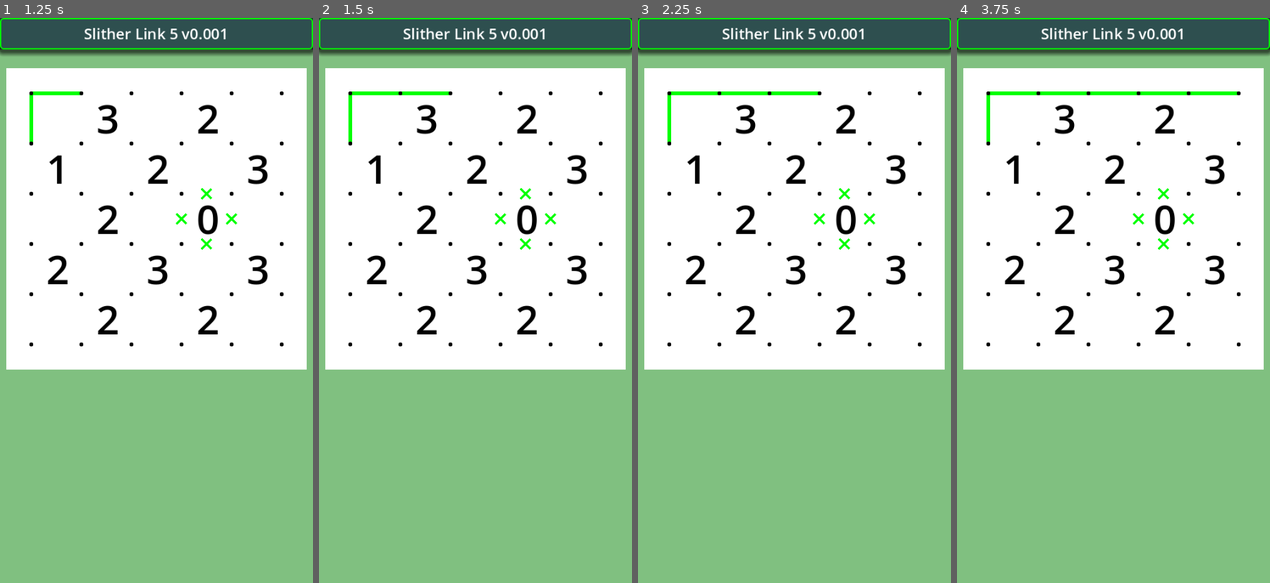
Above: before the commit, frames 1-4 (left to right).
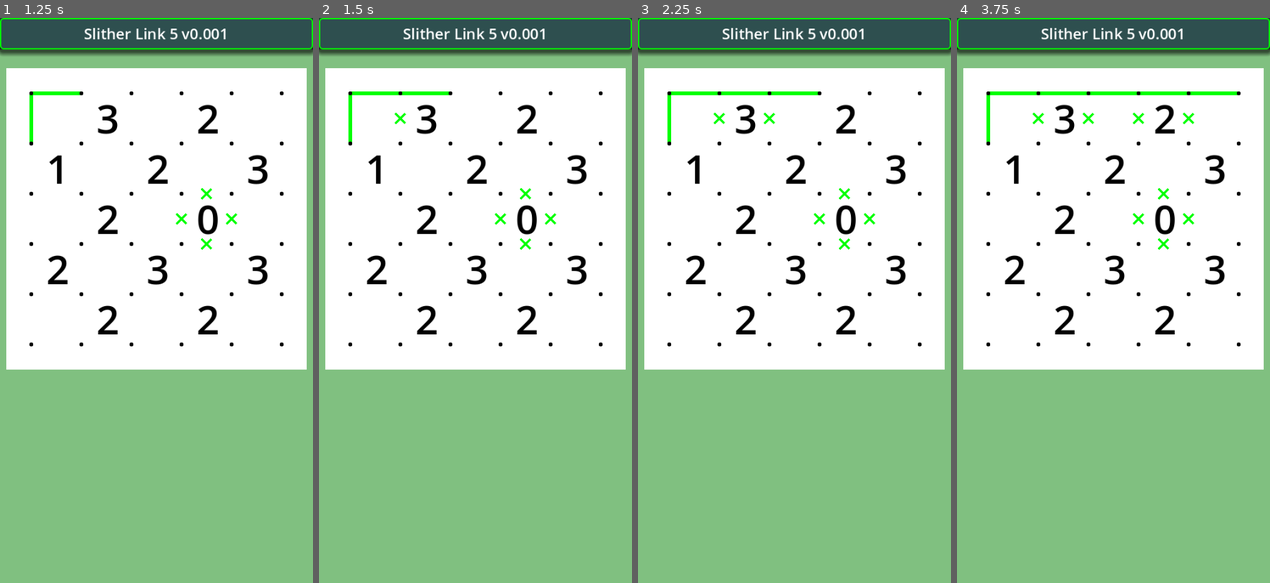
Above: after the commit, the same moments.

Repository: vivisuke/SlitherLink5
Game: Godot game, scene res://main.tscn
The game is run twice, just before and just after one commit, with the same random seed, the same clock (stepped at 60 frames per second) and the same inputs.
Inputs (mouse positions are in pixels of both pictures, inside the frame that each line leads up to):
- Up to frame 1 (1.25 s): tap Enter at 0.5 s; move the mouse to (225, 272) at 0.52 s; click (225, 272) at 0.67 s
- Up to frame 2 (1.5 s): tap Space at 1.25 s; move the mouse to (412, 328) at 1.27 s; click (412, 328) at 1.42 s
- Up to frame 3 (2.25 s): tap Enter at 2 s; move the mouse to (825, 176) at 2.02 s; click (825, 176) at 2.17 s
- Up to frame 4 (3.75 s): tap Space at 2.75 s; move the mouse to (1097, 413) at 2.77 s; click (1097, 413) at 2.92 s; tap Enter at 3.5 s; move the mouse to (1207, 385) at 3.52 s; click (1207, 385) at 3.67 s

Frame 1 is identical in both runs. In frame 2, less than 0.1% of the frame differs, in the area x 24-28%, y 16-19%; in frame 3, less than 0.1%; in frame 4, 0.2%, in the area x 24-76%, y 16-19%.

Commit message:
0021 ◎ C 02/21 02/21 0.001│ToDo│非分岐方向は非連結フラグを立てる

Diff:
--- a/SlitherLink5/classes/Board5x5.gd
+++ b/SlitherLink5/classes/Board5x5.gd
@@ -193,6 +193,8 @@
 	elif up || lt:
 		if x < N_HORZ:
 			linkRt[k] = 1
+			if y < N_VERT:
+				non_linkDn[k] = 1
 		else:
 			linkDn[k] = 1
 		pass
Not shown, changed: SlitherLink5.spr
